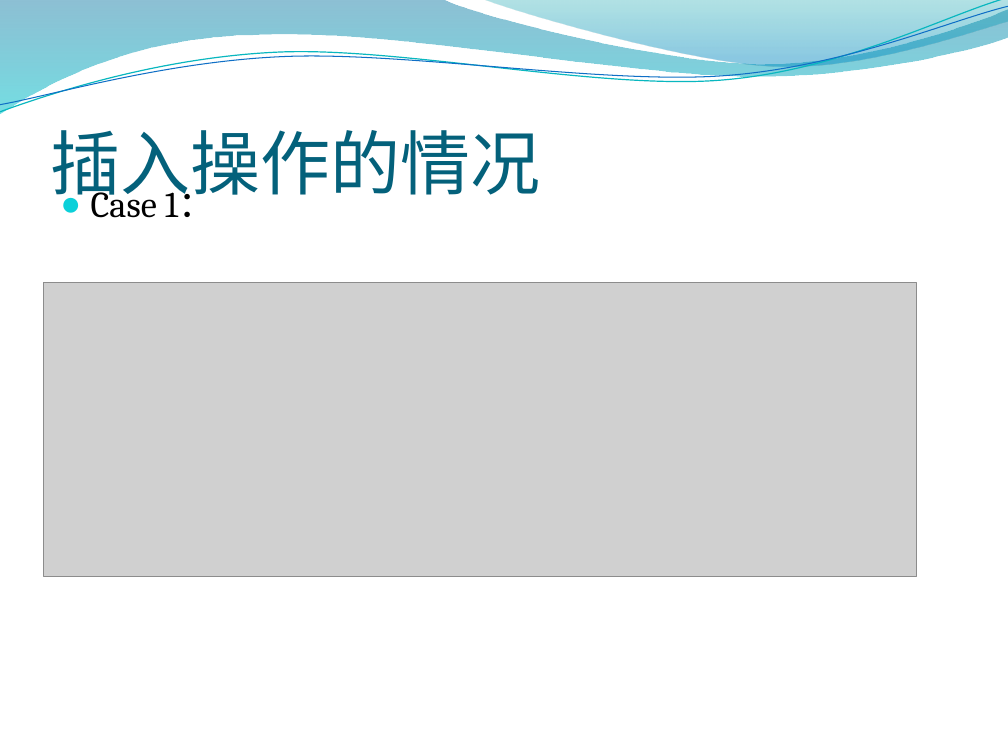
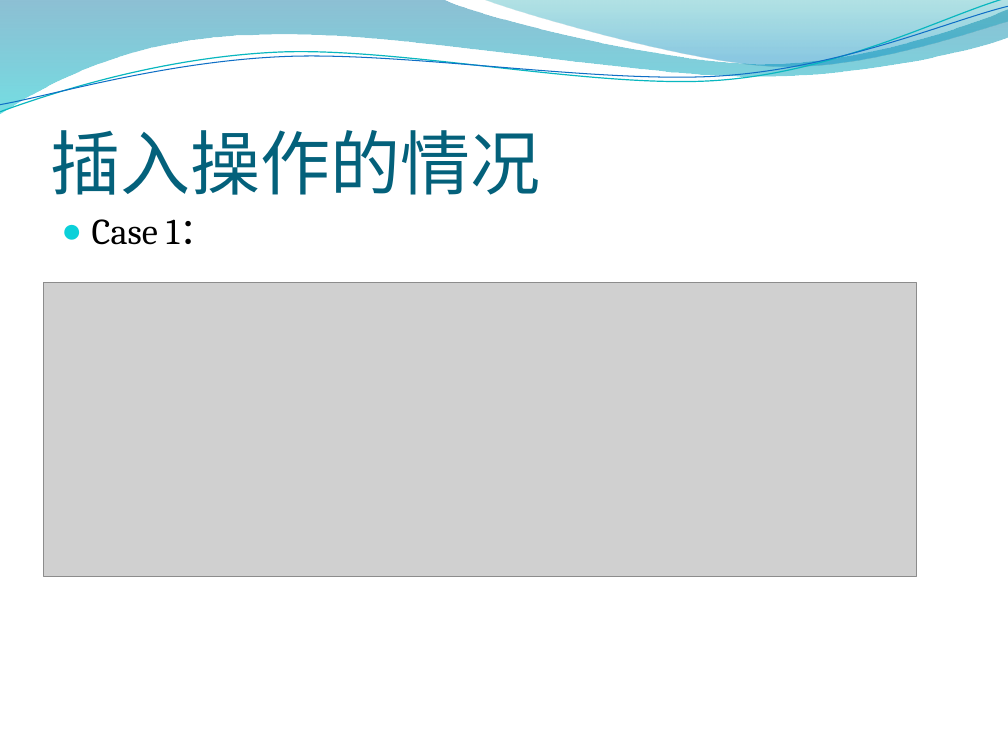
Before and after one commit to justery/JoyCpp, a slide deck: slide 18 of JoyCpp/rb_tree/rb_tree.pptx. Drawn at 1008x756 pixels with LibreOffice and Linux fonts; fonts in the diff are those of the drawing; grey boxes stand for pictures; background and template pictures are left out. Boxes give left, top, right and bottom in pixels: in the first picture for what was removed or moved away, otherwise in the second. Text is boxed around its words. In the diff, an @@ line names an element or a change of style, - is before the commit and + after.

Commit message:
ppt updated.

```diff
--- a/JoyCpp/rb_tree/rb_tree.pptx
+++ b/JoyCpp/rb_tree/rb_tree.pptx
@@ text "Case 1：" rewrapped from (91,184,215,218) to (92,219,216,245) @@
```
Also in this commit, not shown: 1 other slide changed.
